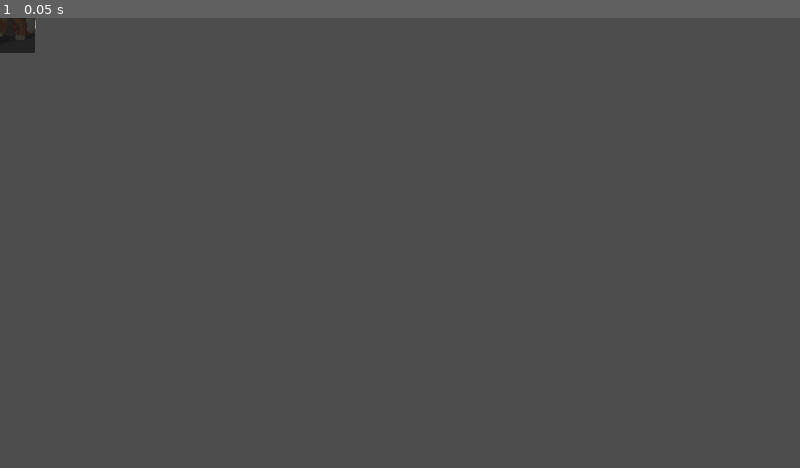
Above: before the commit, frame 1.
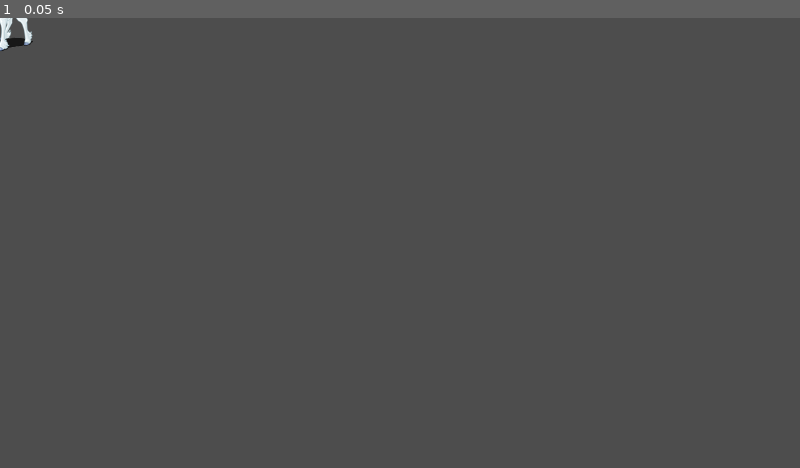
Above: after the commit, the same moment.

Repository: AzzaamNasir/MH-Battle-System
Game: Godot game, scene res://Minions/Scenes/Tigertan.tscn
Two runs of this game, one before a commit and one after it. Both use one fixed random seed, a clock stepped at 60 frames per second and the inputs below. This scene is started directly instead of the project's main scene.
Inputs:
- Up to frame 1 (0.05 s): no input

The runs differ from the first frame. In frame 1, 0.3% of the frame differs, in the area x 0-5%, y 0-8%.
Error after the commit: Parse Error: Class "Minion" hides a global script class. (res://Minions/Minion.gd:1)

Commit message:
15th May 2024 11:30 PM
- Added the selection indicator :D
To-Do:
- Seperate health and max health
- make UI to show stats

Diff:
--- a/FightController.gd
+++ b/FightController.gd
@@ -2,9 +2,11 @@
 
 var turnOrder : Array[MinionData]
 var selection : Callable = Callable(self,"_select")
+var minionList : Array[Node2D]
 # Called when the node enters the scene tree for the first time.
 func _ready():
 	$MinionSelector.connect("play_pressed",_start)
+	SelectionManager.selectActivated.connect(applyFilter)
 
 #Will be executed when play is pressed
 func _start(team1 : Array[MinionData],team2 : Array[MinionData]):
@@ -19,6 +21,7 @@
 		min.minionData = min.minionData.duplicate() #For unique editing
 		min.set_meta("Team",1)
 		turnOrder.append(min.minionData) #Store the UNIQUE reference to an array
+		minionList.append(min)
 		min.SelectionTime.connect(selection)
 		min.select_attempt.connect(_attempt)
 		await min #Wait for the minion to load
@@ -31,6 +34,7 @@
 		k+=1
 		min.minionData = min.minionData.duplicate()
 		turnOrder.append(min.minionData)
+		minionList.append(min)
 		min.set_meta("Team",2)
 		min.SelectionTime.connect(selection)
 		min.select_attempt.connect(_attempt)
@@ -51,9 +55,19 @@
 func _select(minion : Node2D, move : MoveData):
 	for effect : MoveEffects in  move.effects:
 		if effect.override_properties:
-			print("Ok we are in")
 			SelectionManager.activateSelectMode(minion,effect)
 
 func _attempt(minion : Node2D):
 	SelectionManager.attemptor = minion
 	SelectionManager.attempting = 1
+
+func applyFilter(minion : Minion,target,targeterTeam):
+	var targetType : int
+	for subject in minionList.duplicate():
+		match targetType:
+			0:
+				if subject.get_meta("Team") != targeterTeam: subject.click_detector.show()
+			1:
+				if subject.get_meta("Team") == targeterTeam: subject.click_detector.show()
+			_:
+				print("Not implemented yet")
--- a/Minions/Scenes/Tigertan.tscn
+++ b/Minions/Scenes/Tigertan.tscn
@@ -16,6 +16,7 @@
 [node name="SelectMenu" parent="." instance=ExtResource("3_uq0cv")]
 
 [node name="Control" type="PanelContainer" parent="."]
+self_modulate = Color(1, 1, 1, 0)
 anchors_preset = 8
 anchor_left = 0.5
 anchor_top = 0.5
@@ -27,7 +28,10 @@
 offset_bottom = 56.0
 grow_horizontal = 2
 grow_vertical = 2
+size_flags_horizontal = 3
+size_flags_vertical = 3
 
 [node name="ClickDetector" type="Button" parent="Control"]
 unique_name_in_owner = true
+visible = false
 layout_mode = 2
--- a/Minions/minion.gd
+++ b/Minions/minion.gd
@@ -1,4 +1,4 @@
-extends Node2D
+class_name Minion extends Node2D
 
 @export var minionData : MinionData
 @export var SelectMenu : Control
@@ -20,13 +20,13 @@
 func _on_click(button : Button):
 	if SelectionManager.selectMode:
 		emit_signal("select_attempt",self)
+		button.hide()
 
 func _calc_move_stats(move : MoveData):
-	print_debug("yep")
 	emit_signal("SelectionTime",self,move)#relay final dmg to FightController
 
 func _get_affected(dmg : int):
 	minionData.health -= dmg
-	print(minionData.health)
+	print_debug(minionData.health)
 	if minionData.health == 0:
 		queue_free()
--- a/Moves/Resources/Burn.tres
+++ b/Moves/Resources/Burn.tres
@@ -13,7 +13,7 @@
 target = 0
 doOvertime = false
 override_properties = true
-dmg = null
+dmg = Vector2(0, 0)
 
 [sub_resource type="Resource" id="Resource_da7b7"]
 script = ExtResource("1_b68as")
@@ -24,7 +24,7 @@
 target = 0
 doOvertime = true
 override_properties = false
-dmg = null
+dmg = Vector2(0, 0)
 turnDuration = 3
 
 [resource]
--- /dev/null
+++ b/UI/MinionInfo.tscn
@@ -0,0 +1,5 @@
+[gd_scene format=3 uid="uid://doq437iipexmp"]
+
+[node name="MinionInfo" type="Control"]
+layout_mode = 3
+anchors_preset = 0
--- a/selection_manager.gd
+++ b/selection_manager.gd
@@ -1,4 +1,6 @@
 extends Node
+
+signal selectActivated(minion,targets,targeter)
 
 var targeter
 var selectMode : bool = false
@@ -9,7 +11,6 @@
 	set(new_val):
 		targets_to_get = new_val
 		if new_val == 0:
-			print("Damage time")
 			_hit_targets()
 var moveEffect : MoveEffects
 var attempting
@@ -36,11 +37,14 @@
 	targetNo = effect.targetNo
 	selectMode = true
 	targets_to_get = targetNo
+	emit_signal("selectActivated",minion,target,targeter.get_meta("Team"))
 
 func _process(delta: float) -> void:
 	if attempting:
-		print_debug("Recieved: " + targeter.name +" from team "+str(targeter.get_meta("Team")) \
-		+ "attempting to hit " + attemptor.name + "from team "+ str(attemptor.get_meta("Team")))
+		#For clarity
+		print_debug(targeter.name +" from team "+str(targeter.get_meta("Team")) \
+		+ " is attempting to hit " + attemptor.name + " from team "+ str(attemptor.get_meta("Team")))
+
 		if attemptor.get_meta("Team") != targeter.get_meta("Team"):
 			hitlist.append(attemptor)
 			targets_to_get -= 1
@@ -50,5 +54,6 @@
 	targeter.get("SelectMenu").show()
 	for minion in hitlist:
 		var dmg = randi_range(moveEffect.dmg.x,moveEffect.dmg.y)
-		print(dmg)
+		print("Damege: " + str(dmg))
 		minion._get_affected(dmg)
+	hitlist.clear()
Not shown, changed: addons/godot_resource_groups/godot_resource_groups.gd
